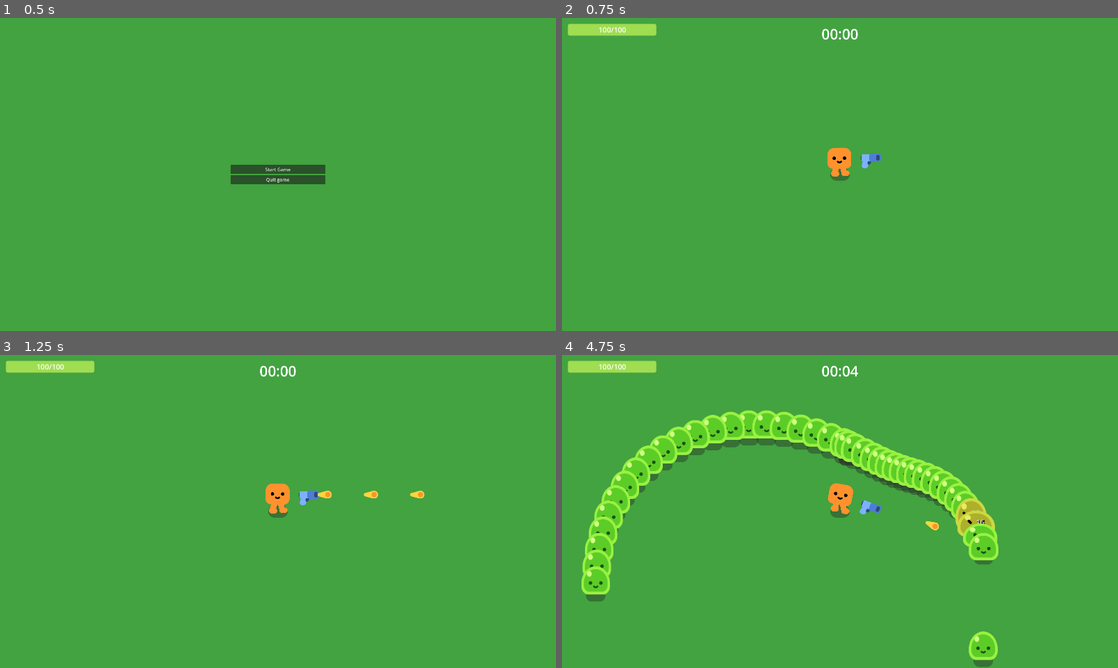
Above: before the commit, frames 1-4 (two rows, left to right).
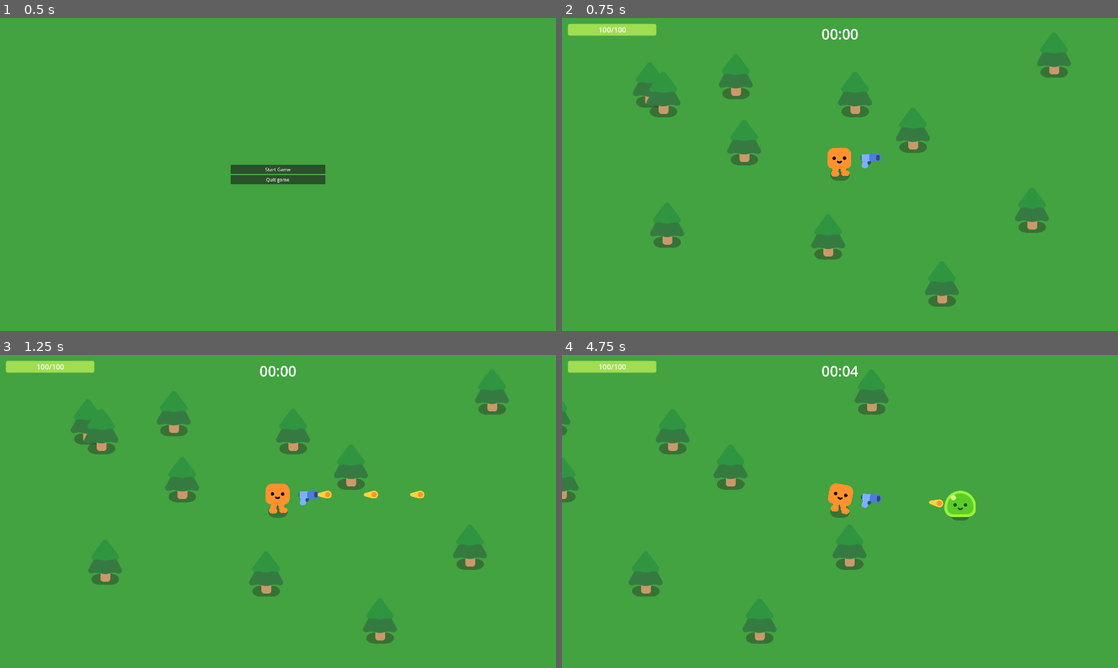
Above: after the commit, the same moments.

Repository: Gatreh/vampire-survivors-clone
Game: Godot game, scene res://MainMenu.tscn
The game is run twice, just before and just after one commit, with the same random seed, the same clock (stepped at 60 frames per second) and the same inputs.
Inputs:
- Up to frame 1 (0.5 s): no input
- Up to frame 2 (0.75 s): click "Start Game" at 0.5 s
- Up to frame 3 (1.25 s): no input
- Up to frame 4 (4.75 s): tap Enter at 1.25 s; hold D (move_right) 1.28-2.03 s; hold S (move_down) 2.03-2.78 s; hold D (move_right) 2.78-3.53 s; hold W (move_up) 3.53-4.28 s; hold A (move_left) from 4.28 s (still down)

Frame 1 is identical in both runs. In frame 2, 4.0% of the frame differs, in the area x 12-92%, y 10-93%; in frame 3, 4.0%; in frame 4, 13%, in the area x 0-79%, y 10-100%.
Error after the commit: Invalid access to property or key 'MOVE_TYPE' on a base object of type 'Dictionary'. (res://Mob_Behavior.gd:42)

Commit message:
Added a few circle definitions, like fill direction, spread direction and spawning in the corners.

Diff:
--- a/Game.gd
+++ b/Game.gd
@@ -33,9 +33,7 @@
 # Spawntimer will use times from time(m, s) or conditions to summon mobs.
 # Below are some examples
 func _on_SpawnTimer():
-	if AtTime(0, 2):
-		Circle(SLIME, 4)
-		CircleFullSpawner(SLIME, null, 4, 0.00, 270, 90, false, true)
+	Random(SLIME)
 
 #region Patterns
 
@@ -66,4 +64,9 @@
 	return (timeSeconds <= seconds)
 
 func BetweenTime(startMinutes, startSeconds, endMinutes, endSeconds) -> bool:
-	return true
+	return ((timeMinutes > startMinutes && timeMinutes < endMinutes) || ( # If the time is betwen start and end  minutes
+			startMinutes != endMinutes && ( # Check times on same start or end minute of the expression
+				(timeMinutes == startMinutes && timeSeconds >= startSeconds) ||
+				(timeMinutes == endMinutes && timeSeconds <= endSeconds))) ||
+			startMinutes == endMinutes && ( # Check time when it's the sane start and end minute
+				timeSeconds >= startSeconds && timeSeconds <= endSeconds ))
--- a/Game.tscn
+++ b/Game.tscn
@@ -31,9 +31,9 @@
 
 [node name="SmallCircleFollow" type="PathFollow2D" parent="Player/OutsideCamera"]
 unique_name_in_owner = true
-position = Vector2(-538.487, -1028.08)
-rotation = -0.289649
-progress = 7176.07
+position = Vector2(383.95, -1065.61)
+rotation = 0.1894
+progress = 386.061
 
 [node name="Stopwatch" type="Timer" parent="."]
 autostart = true
@@ -44,7 +44,6 @@
 
 [node name="mapobjects" type="Node2D" parent="."]
 y_sort_enabled = true
-position = Vector2(2373, 0)
 
 [node name="CornerTrees" type="Node2D" parent="mapobjects"]
 y_sort_enabled = true
--- a/Mob_Behavior.gd
+++ b/Mob_Behavior.gd
@@ -10,7 +10,6 @@
 	"HEALTH_CHANCE": 0.05
 }
 
-var movement = 0
 var direction = Vector2(0,0)
 enum DIRECTION {PLAYER, MIDDLE, HOVER, UP, RIGHT, DOWN, LEFT}
 const MOVEMENT_DIRECTION = {
@@ -19,15 +18,17 @@
 	DIRECTION.DOWN: Vector2(0, 1),
 	DIRECTION.LEFT: Vector2(-1, 0)
 }
-
+# STATS["HEALTH"]
+# STATS.HEALTH
 var mobName = ""
 var difficulty = 1
 var DEFAULT_STATS
 var STATS = {
 	"HEALTH" : 0,
-	"SPEED": 0,
 	"DAMAGE": 0,
 	"RANGE": 0,
+	"SPEED": 0,
+	"MOVE_TYPE": 0,
 	"LIFETIME": 0.00 # in seconds
 }
 
@@ -52,7 +53,7 @@
 func Move():
 	if STATS.SPEED == 0:
 		pass
-	match movement:
+	match STATS.MOVE_TYPE:
 		DIRECTION.PLAYER:
 			direction = global_position.direction_to(player.global_position)
 		DIRECTION.MIDDLE:
@@ -63,7 +64,7 @@
 		_:
 			if get_collision_mask_value(3):
 				set_collision_mask_value(3, false)
-			direction = MOVEMENT_DIRECTION[movement]
+			direction = MOVEMENT_DIRECTION[STATS.MOVE_TYPE]
 	velocity = direction * STATS.SPEED
 	move_and_slide()
 #endregion
--- a/SpawningPatterns.gd
+++ b/SpawningPatterns.gd
@@ -12,13 +12,13 @@
 enum {SLIME, BAT}
 
 var distance = 0	# The total distance between point a and point b
-var step = 0.0 		# The space between each spawned mobType
+var step = 0.01226 		# The space between each spawned mobType
 
 #Pass array and mob to this function to override base stat
 #Array should be two dimensional with name like ["SPEED", 2000]
-func _set_stats(mob, newStats):
+func _set_stats(spawn, newStats):
 	for stat in newStats:
-		mob.STATS[stat[0]] = stat[1]
+		spawn.STATS[stat[0]] = stat[1]
 
 #region Random spawning pattern
 func Random(mobType): RandomFullSpawner(mobType, null, 1, 0.00)
@@ -40,19 +40,43 @@
 		if delay > 0.00:
 			await get_tree().create_timer(delay).timeout
 #endregion
-#CircleFullSpawner(1, null, 0, 0.00, 0, 360, true, false)
+
+#CircleFullSpawner(MobType, null, 0, 0.00, 0, 360, true, false)
 #region Circle sparning pattern
 func Circle(mobType, amount): CircleFullSpawner(mobType, null, amount, 0.00, 0, 360, true, false)
+func CircleLeft(mobType, amount): CircleFullSpawner(mobType, null, amount, 0.00, 180, 360, true, false)
+func CircleLeftFill(mobType): CircleFullSpawner(mobType, null, 0, 0.00, 180, 360, false, true)
+
+func CircleRight(mobType, amount): CircleFullSpawner(mobType, null, amount, 0.00, 0, 180, true, false)
+func CircleRightFill(mobType): CircleFullSpawner(mobType, null, 0, 0.00, 0, 180, false, true)
+
+func CircleTop(mobType, amount): CircleFullSpawner(mobType, null, amount, 0.00, 270, 90, true, false)
+func CircleFillTop(mobType): CircleFullSpawner(mobType, null, 0, 0.00, 270, 90, false, true)
+
+func CircleBottom(mobType, amount): CircleFullSpawner(mobType, null, amount, 0.00, 90, 270, true, false)
+func CircleFillBottom(mobType): CircleFullSpawner(mobType, null, 0, 0.00, 90, 270, false, true)
+
+func CircleCorners(mobType, amount):
+	if amount < 4: amount = 4
+	CircleFullSpawner(mobType, null, amount / 4, 0.00, 22.5, 67.5, true, false) # top-rght
+	CircleFullSpawner(mobType, null, amount / 4, 0.00, 112.5, 157.5, true, false) # bottom-right
+	CircleFullSpawner(mobType, null, amount / 4, 0.00, 202.5, 247.5, true, false) # bottom-left
+	CircleFullSpawner(mobType, null, amount / 4, 0.00, 292.5, 337.5, true, false) # top-left
+
+func CircleDirections(mobType, amount):
+	if amount < 4: amount = 4
+	CircleFullSpawner(mobType, null, amount / 4, 0.00, 337.5, 22.5, true, false) # top
+	CircleFullSpawner(mobType, null, amount / 4, 0.00, 67.5, 112.5, true, false) # right
+	CircleFullSpawner(mobType, null, amount / 4, 0.00, 157.5, 202.5, true, false) # bottom
+	CircleFullSpawner(mobType, null, amount / 4, 0.00, 247.5, 292.5, true, false) # left
 
 func CircleFullSpawner(mobType:int, newStats, amount:int, delay:float,
-						startDeg:int, endDeg:int, separate:bool, fill:bool):
+						startDeg:float, endDeg:float, separate:bool, fill:bool):
 	if startDeg < endDeg:	distance = (endDeg - startDeg) / 360.0
 	if startDeg > endDeg:	distance = (360 - (startDeg - endDeg)) / 360.0
 
+	if fill:	amount = distance / step # Places as many enemies as will fit in the area specified
 	if separate:	step = distance / (amount - 1.0)
-	else:	step = 0.01226 # Size of mobType collision box / length of track in pixels
-
-	if fill:	amount = distance / step # Places as many enemies as will fit in the area specified
 	%SmallCircleFollow.progress_ratio = startDeg / 360.0
 	for x in amount:
 		var spawn = ENEMY[mobType].instantiate()
